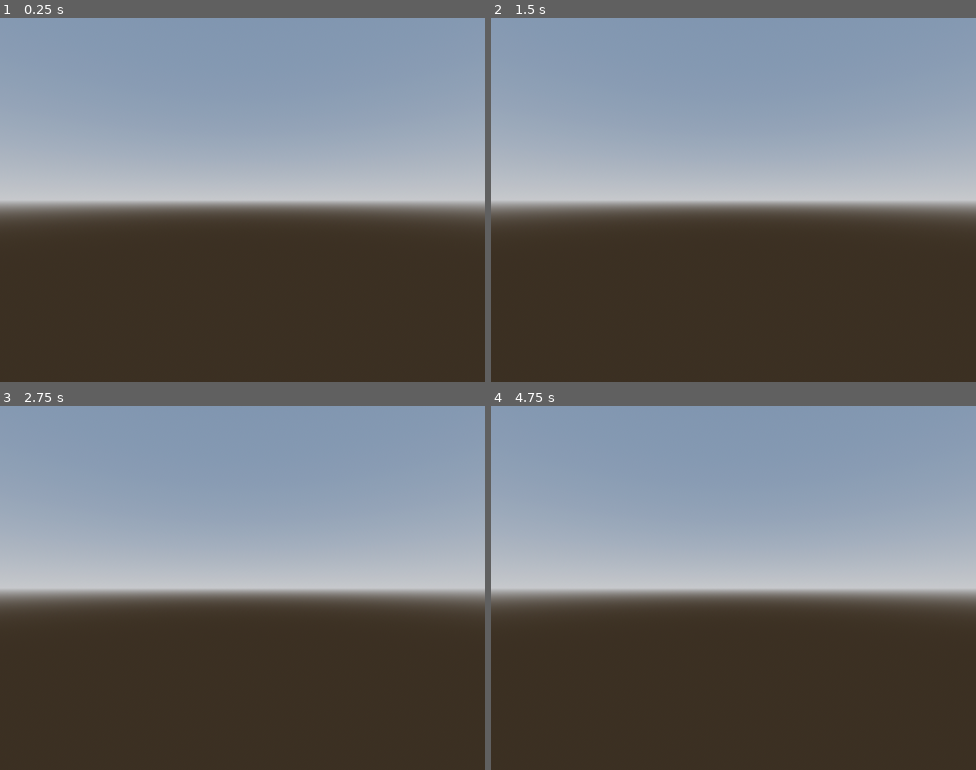
Above: before the commit, frames 1-4 (two rows, left to right).
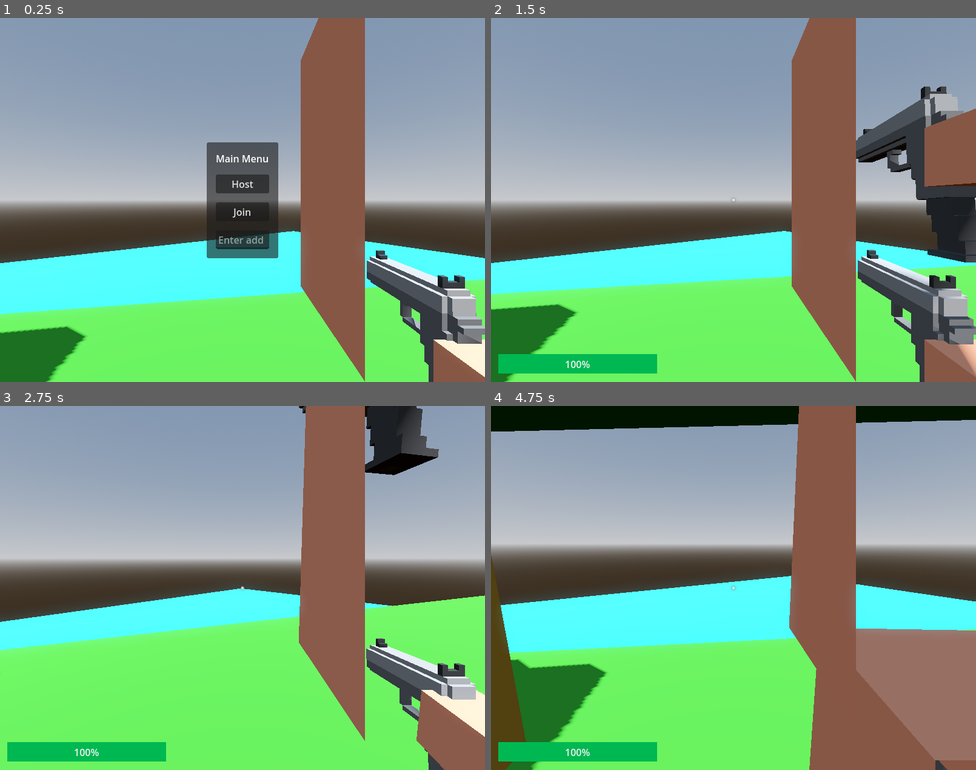
Above: after the commit, the same moments.

Repository: qdanq/Battle-duo
Game: Godot game, scene res://world.tscn
Same seed, same stepped clock (60 frames per second), same inputs: the game is played once before the commit and once after it.
Inputs (mouse positions are in pixels of both pictures, inside the frame that each line leads up to):
- Up to frame 1 (0.25 s): no input
- Up to frame 2 (1.5 s): click (733, 240) at 0.52 s; type "12" at 0.6 s; click "Host" at 1.25 s
- Up to frame 3 (2.75 s): tap Enter (ui_accept) at 2, 2.27 s; move the mouse to (266, 588) at 2.02 s; hold Up (ui_up) from 2.03 s (still down); click (266, 588) at 2.1 s
- Up to frame 4 (4.75 s): keep holding Up (ui_up); move the mouse to (709, 588) at 2.77 s; click (709, 588) at 2.85 s; tap Enter (ui_accept) at 3.02, 4.52 s; move the mouse to (743, 580) at 3.52 s; click (743, 580) at 3.6 s; move the mouse to (728, 595) at 4.27 s; click (728, 595) at 4.35 s

The runs differ from the first frame. In frame 1, 49% of the frame differs, in the area x 0-100%, y 0-100%; in frame 2, 51%; in frame 3, 65%; in frame 4, 77%.
Error before the commit: Invalid assignment of property or key 'current' with value of type 'bool' on a base object of type 'null instance'. (res://player.tscn::GDScript_8cwsq:39)

Commit message:
Delete second camera.

Diff:
--- /dev/null
+++ b/Camera3D.gd
@@ -0,0 +1,6 @@
+extends Camera3D
+@onready var player = $"../.."
+
+# Called every frame. 'delta' is the elapsed time since the previous frame.
+func _process(delta):
+	position = Vector3(player.position.x, player.position.y + 1.75, player.position.z)
--- /dev/null
+++ b/Camera3Dplayer.gd
@@ -0,0 +1,7 @@
+extends Camera3D
+@onready var camera = $"../../../Camera3D"
+
+
+# Called every frame. 'delta' is the elapsed time since the previous frame.
+func _process(delta):
+	transform = camera.transform
--- a/player.tscn
+++ b/player.tscn
@@ -149,12 +149,39 @@
 
 "
 
+[sub_resource type="Gradient" id="Gradient_m20ii"]
+offsets = PackedFloat32Array(0, 0.195122, 1)
+colors = PackedColorArray(0, 0, 0, 0, 1, 1, 1, 1, 1, 1, 1, 1)
+
+[sub_resource type="GradientTexture1D" id="GradientTexture1D_aleu7"]
+gradient = SubResource("Gradient_m20ii")
+
+[sub_resource type="ParticleProcessMaterial" id="ParticleProcessMaterial_nvnt8"]
+gravity = Vector3(0, 0, 0)
+color_ramp = SubResource("GradientTexture1D_aleu7")
+
+[sub_resource type="StandardMaterial3D" id="StandardMaterial3D_qdq01"]
+transparency = 1
+shading_mode = 0
+vertex_color_use_as_albedo = true
+albedo_color = Color(0.976471, 0.811765, 0.341176, 1)
+albedo_texture = ExtResource("2_er7t0")
+billboard_mode = 3
+particles_anim_h_frames = 1
+particles_anim_v_frames = 1
+particles_anim_loop = false
+
+[sub_resource type="PlaneMesh" id="PlaneMesh_x7oop"]
+material = SubResource("StandardMaterial3D_qdq01")
+size = Vector2(0.2, 0.2)
+orientation = 2
+
 [sub_resource type="Animation" id="Animation_i50hr"]
 length = 0.001
 tracks/0/type = "value"
 tracks/0/imported = false
 tracks/0/enabled = true
-tracks/0/path = NodePath("CanvasLayer/Camera3D/Pistol:position")
+tracks/0/path = NodePath("Camera3D/Pistol:position")
 tracks/0/interp = 1
 tracks/0/loop_wrap = true
 tracks/0/keys = {
@@ -166,7 +193,7 @@
 tracks/1/type = "value"
 tracks/1/imported = false
 tracks/1/enabled = true
-tracks/1/path = NodePath("CanvasLayer/Camera3D/Pistol:rotation")
+tracks/1/path = NodePath("Camera3D/Pistol:rotation")
 tracks/1/interp = 1
 tracks/1/loop_wrap = true
 tracks/1/keys = {
@@ -183,7 +210,7 @@
 tracks/0/type = "value"
 tracks/0/imported = false
 tracks/0/enabled = true
-tracks/0/path = NodePath("CanvasLayer/Camera3D/Pistol:position")
+tracks/0/path = NodePath("Camera3D/Pistol:position")
 tracks/0/interp = 1
 tracks/0/loop_wrap = true
 tracks/0/keys = {
@@ -195,7 +222,7 @@
 tracks/1/type = "value"
 tracks/1/imported = false
 tracks/1/enabled = true
-tracks/1/path = NodePath("CanvasLayer/Camera3D/Pistol:rotation")
+tracks/1/path = NodePath("Camera3D/Pistol:rotation")
 tracks/1/interp = 1
 tracks/1/loop_wrap = true
 tracks/1/keys = {
@@ -212,7 +239,7 @@
 tracks/0/type = "value"
 tracks/0/imported = false
 tracks/0/enabled = true
-tracks/0/path = NodePath("CanvasLayer/Camera3D/Pistol:position")
+tracks/0/path = NodePath("Camera3D/Pistol:position")
 tracks/0/interp = 1
 tracks/0/loop_wrap = true
 tracks/0/keys = {
@@ -228,7 +255,7 @@
 tracks/0/type = "value"
 tracks/0/imported = false
 tracks/0/enabled = true
-tracks/0/path = NodePath("CanvasLayer/Camera3D/Pistol:position")
+tracks/0/path = NodePath("Camera3D/Pistol:position")
 tracks/0/interp = 1
 tracks/0/loop_wrap = true
 tracks/0/keys = {
@@ -240,7 +267,7 @@
 tracks/1/type = "value"
 tracks/1/imported = false
 tracks/1/enabled = true
-tracks/1/path = NodePath("CanvasLayer/Camera3D/Pistol:rotation")
+tracks/1/path = NodePath("Camera3D/Pistol:rotation")
 tracks/1/interp = 1
 tracks/1/loop_wrap = true
 tracks/1/keys = {
@@ -274,78 +301,21 @@
 
 [sub_resource type="CapsuleShape3D" id="CapsuleShape3D_bgyhf"]
 
-[sub_resource type="Gradient" id="Gradient_m20ii"]
-offsets = PackedFloat32Array(0, 0.195122, 1)
-colors = PackedColorArray(0, 0, 0, 0, 1, 1, 1, 1, 1, 1, 1, 1)
-
-[sub_resource type="GradientTexture1D" id="GradientTexture1D_aleu7"]
-gradient = SubResource("Gradient_m20ii")
-
-[sub_resource type="ParticleProcessMaterial" id="ParticleProcessMaterial_nvnt8"]
-gravity = Vector3(0, 0, 0)
-color_ramp = SubResource("GradientTexture1D_aleu7")
-
-[sub_resource type="StandardMaterial3D" id="StandardMaterial3D_qdq01"]
-transparency = 1
-shading_mode = 0
-vertex_color_use_as_albedo = true
-albedo_color = Color(0.976471, 0.811765, 0.341176, 1)
-albedo_texture = ExtResource("2_er7t0")
-billboard_mode = 3
-particles_anim_h_frames = 1
-particles_anim_v_frames = 1
-particles_anim_loop = false
-
-[sub_resource type="PlaneMesh" id="PlaneMesh_x7oop"]
-material = SubResource("StandardMaterial3D_qdq01")
-size = Vector2(0.2, 0.2)
-orientation = 2
-
 [node name="Player" type="CharacterBody3D"]
 transform = Transform3D(-4.37114e-08, 0, 1, 0, 1, 0, -1, 0, -4.37114e-08, 0, 0, 0)
 collision_layer = 2
 script = SubResource("GDScript_8cwsq")
 
-[node name="Soldier(pistolIdle)" type="MeshInstance3D" parent="."]
-transform = Transform3D(-1, 0, -8.74228e-08, 0, 1, 0, 8.74228e-08, 0, -1, -0.265362, -0.120655, -0.206593)
-layers = 8
-mesh = ExtResource("1_bisgf")
-
-[node name="AnimationPlayer" type="AnimationPlayer" parent="."]
-autoplay = "idle"
-playback_default_blend_time = 0.05
-libraries = {
-"": SubResource("AnimationLibrary_ogk01")
-}
-
-[node name="MultiplayerSynchronizer" type="MultiplayerSynchronizer" parent="."]
-replication_config = SubResource("SceneReplicationConfig_0r7t1")
-
-[node name="PistolShoot" type="AudioStreamPlayer3D" parent="."]
-stream = ExtResource("3_1g14o")
-
-[node name="hit_smbd" type="AudioStreamPlayer3D" parent="."]
-stream = ExtResource("4_n2qba")
-
-[node name="get_hit" type="AudioStreamPlayer3D" parent="."]
-stream = ExtResource("5_brkps")
-
-[node name="CollisionShape3D" type="CollisionShape3D" parent="."]
-transform = Transform3D(1, 0, 0, 0, 0.713857, 0, 0, 0, 1.44825, -0.272396, 0.568093, -0.292223)
-shape = SubResource("CapsuleShape3D_bgyhf")
-
-[node name="CanvasLayer" type="CanvasLayer" parent="."]
-
-[node name="Camera3D" type="Camera3D" parent="CanvasLayer"]
-transform = Transform3D(-4.37114e-08, 0, 1, 0, 1, 0, -1, 0, -4.37114e-08, -0.301653, 0.717609, 0.391177)
+[node name="Camera3D" type="Camera3D" parent="."]
+transform = Transform3D(1, 0, 0, 0, 1, 0, 0, 0, 1, -0.391177, 0.717609, -0.301653)
 cull_mask = 1048567
 
-[node name="Pistol" type="MeshInstance3D" parent="CanvasLayer/Camera3D"]
+[node name="Pistol" type="MeshInstance3D" parent="Camera3D"]
 transform = Transform3D(-3.61999e-07, 0, 0.1, 0, 0.1, 0, -0.1, 0, -3.61999e-07, 0.55674, -0.476864, -0.461548)
 mesh = ExtResource("1_qi2as")
-skeleton = NodePath("../../..")
-
-[node name="MuzzleFlash" type="GPUParticles3D" parent="CanvasLayer/Camera3D/Pistol"]
+skeleton = NodePath("../..")
+
+[node name="MuzzleFlash" type="GPUParticles3D" parent="Camera3D/Pistol"]
 transform = Transform3D(1, 0, -2.13163e-14, 0, 1, 0, 9.9476e-14, 0, 1, 2.3715, 3.52466, -1.7944)
 emitting = false
 amount = 1
@@ -355,22 +325,40 @@
 process_material = SubResource("ParticleProcessMaterial_nvnt8")
 draw_pass_1 = SubResource("PlaneMesh_x7oop")
 
-[node name="RayCast3D" type="RayCast3D" parent="CanvasLayer/Camera3D"]
+[node name="RayCast3D" type="RayCast3D" parent="Camera3D"]
 target_position = Vector3(0, 0, -50)
 collision_mask = 2
 
-[node name="SubViewportContainer" type="SubViewportContainer" parent="CanvasLayer"]
-anchors_preset = 15
-anchor_right = 1.0
-anchor_bottom = 1.0
-grow_horizontal = 2
-grow_vertical = 2
-stretch = true
-
-[node name="SubViewport" type="SubViewport" parent="CanvasLayer/SubViewportContainer"]
-size = Vector2i(800, 600)
-
-[node name="Camera3D" type="Camera3D" parent="CanvasLayer/SubViewportContainer/SubViewport"]
+[node name="Camera3D2" type="Camera3D" parent="."]
+transform = Transform3D(-4.37114e-08, 0, -1, 0, 1, 0, 1, 0, -4.37114e-08, 0, 0, 0)
 cull_mask = 8
 
+[node name="Soldier(pistolIdle)" type="MeshInstance3D" parent="."]
+transform = Transform3D(-1, 0, -8.74228e-08, 0, 1, 0, 8.74228e-08, 0, -1, -0.265362, -0.120655, -0.206593)
+layers = 9
+mesh = ExtResource("1_bisgf")
+
+[node name="AnimationPlayer" type="AnimationPlayer" parent="."]
+autoplay = "idle"
+playback_default_blend_time = 0.05
+libraries = {
+"": SubResource("AnimationLibrary_ogk01")
+}
+
+[node name="MultiplayerSynchronizer" type="MultiplayerSynchronizer" parent="."]
+replication_config = SubResource("SceneReplicationConfig_0r7t1")
+
+[node name="PistolShoot" type="AudioStreamPlayer3D" parent="."]
+stream = ExtResource("3_1g14o")
+
+[node name="hit_smbd" type="AudioStreamPlayer3D" parent="."]
+stream = ExtResource("4_n2qba")
+
+[node name="get_hit" type="AudioStreamPlayer3D" parent="."]
+stream = ExtResource("5_brkps")
+
+[node name="CollisionShape3D" type="CollisionShape3D" parent="."]
+transform = Transform3D(1, 0, 0, 0, 0.713857, 0, 0, 0, 1.44825, -0.272396, 0.568093, -0.292223)
+shape = SubResource("CapsuleShape3D_bgyhf")
+
 [connection signal="animation_finished" from="AnimationPlayer" to="." method="_on_animation_player_animation_finished"]
